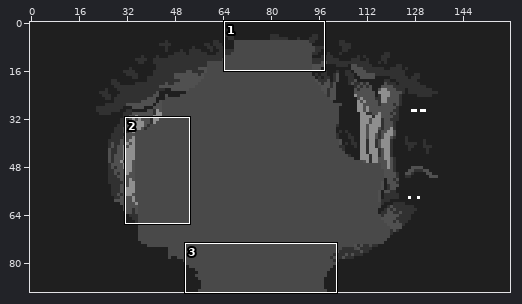
Edited in one commit: pixel-art file (Aseprite Files/Stage Intrs.aseprite). Above, an overview of the earlier version with the close-up marked.
Close-up. Earlier state:
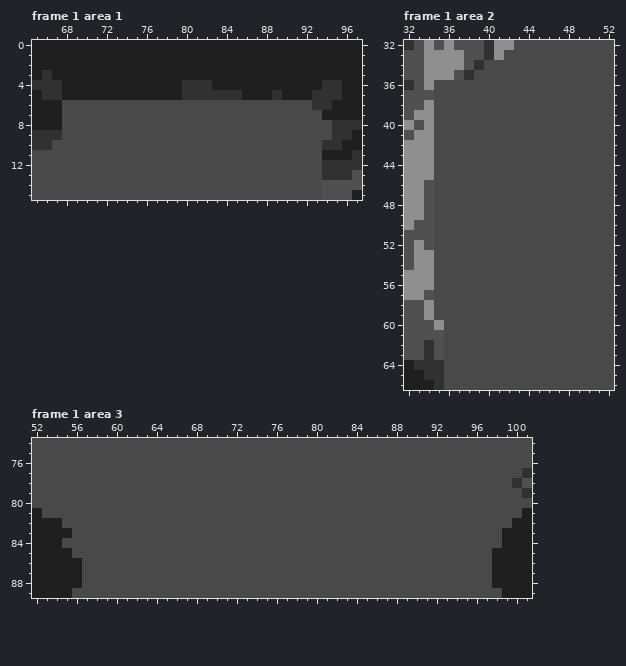
160x90 pixels, 1 frame. Shown: frame 1 area 1: x 65..97, y 0..15; frame 1 area 2: x 32..52, y 32..66; frame 1 area 3: x 52..101, y 74..89. The commit also changed other frames or places, which this record leaves out.
Now the later version:
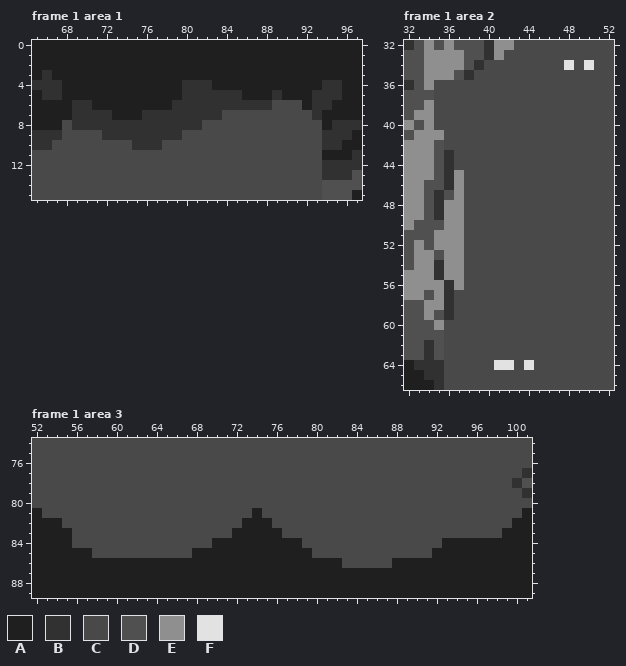
Palette (. is transparent): A #1f1f1f  B #313131  C #494949  D #505050  E #8f8f8f  F #e2e2e2
From old to new:
layer "bg" added
layer "Layer 2" added
layer "Layer 1" removed
Frame 1 area 1:
y 6: x 68..88 CCCCCCCCCCCCCCCCCCCCC -> ABBAAAAAAAABBBBBBBBBB; x 92 C -> A
y 7: x 68..83 CCCCCCCCCCCCCCCC -> ABBBBAAABBBBBBBB; x 93 C -> B
y 8: x 69..81 CCCCCCCCCCCCC -> BBBBBBBBBBBBB; x 94 C -> A
y 9: x 72..79 CCCCCCCC -> BBBBBBBB; x 94 C -> B
y 10: x 75..77 CCC -> BBB
Frame 1 area 2:
y 34: x 48 C -> F; x 50 C -> F
y 41: x 35 C -> E
y 42: x 35 C -> D
y 43..44: x 35..36 CC -> DB
y 45..46: x 35..37 CCC -> DBE
y 47: x 35..37 CCC -> BDE
y 48..49: x 35..37 CCC -> BEE
y 50: x 35..37 CCC -> DEE
y 51..52: x 35..37 CCC -> EEE
y 53: x 35..37 CCC -> DEE
y 54..55: x 35..37 CCC -> BEE
y 56: x 35..37 CCC -> EBE
y 57..58: x 35..36 CC -> EB
y 59: x 35..36 CC -> DB
y 64: x 41..42 CC -> FF; x 44 C -> F
Frame 1 area 3:
y 81: x 74 C -> A
y 82: x 73..75 CCC -> AAA
y 83: x 72..76 CCCCC -> AAAAA
y 84: x 55 C -> A; x 70..78 CCCCCCCCC -> AAAAAAAAA; x 93..98 CCCCCC -> AAAAAA
y 85: x 56..57 CC -> AA; x 68..79 CCCCCCCCCCCC -> AAAAAAAAAAAA; x 92..97 CCCCCC -> AAAAAA
y 86: x 57..82 CCCCCCCCCCCCCCCCCCCCCCCCCC -> AAAAAAAAAAAAAAAAAAAAAAAAAA; x 88..97 CCCCCCCCCC -> AAAAAAAAAA
y 87..88: x 57..97 CCCCCCCCCCCCCCCCCCCCCCCCCCCCCCCCCCCCCCCCC -> AAAAAAAAAAAAAAAAAAAAAAAAAAAAAAAAAAAAAAAAA
y 89: x 56..98 CCCCCCCCCCCCCCCCCCCCCCCCCCCCCCCCCCCCCCCCCCC -> AAAAAAAAAAAAAAAAAAAAAAAAAAAAAAAAAAAAAAAAAAA
Boxes around the changes in both close-ups, in picture pixels (x1, y1, x2, y2):
changed: (62, 100, 272, 150)
changed: (302, 100, 332, 140)
changed: (564, 60, 594, 70)
changed: (434, 130, 464, 320)
changed: (494, 360, 534, 370)
changed: (62, 508, 502, 598)
